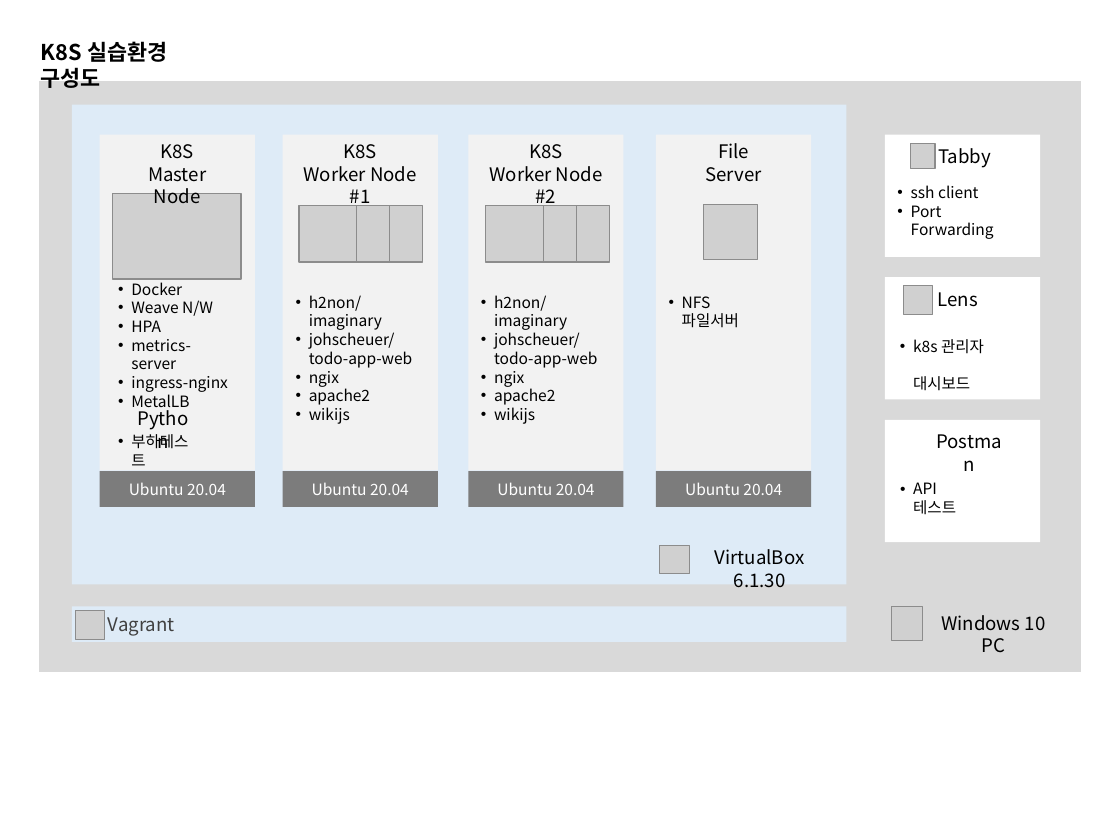
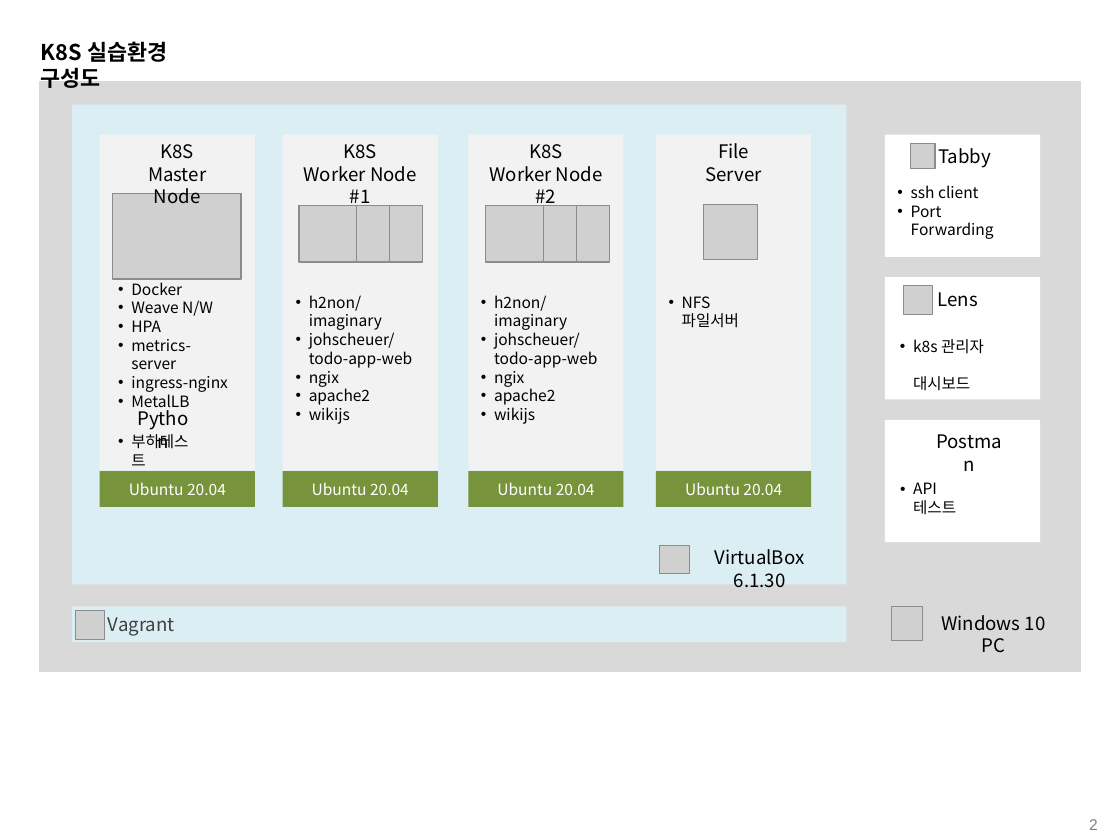
Before and after one commit to grollcake/k8s-practice, a slide deck: slide 2 of k8s practice.pptx. Drawn at 1120x840 pixels with LibreOffice and Linux fonts; fonts in the diff are those of the drawing; grey boxes stand for pictures; background and template pictures are left out. Boxes give left, top, right and bottom in pixels: in the first picture for what was removed or moved away, otherwise in the second. Text is boxed around its words. In the diff, an @@ line names an element or a change of style, - is before the commit and + after.

```diff
--- a/k8s practice.pptx
+++ b/k8s practice.pptx
@@ rectangle at <box>72,104,847,584</box>: fill #DEEBF7 to #DBEEF4 @@
@@ fill #7C7C7C to #77933C in 4 elements at <box>282,472,438,507</box>, <box>100,472,255,507</box>, <box>468,472,624,507</box>, <box>656,472,812,507</box> @@
@@ page number added at <box>1089,819,1098,830</box>, 10 pt, text #808080 @@
+2
```
Also in this commit, not shown: 12 other slides changed, 8 other files.
